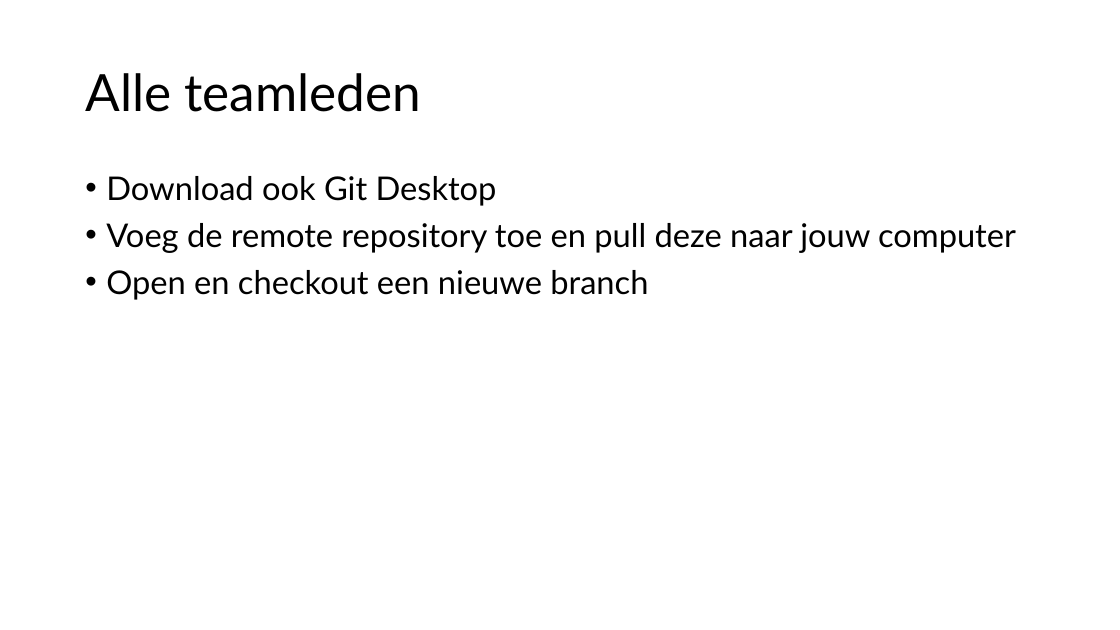
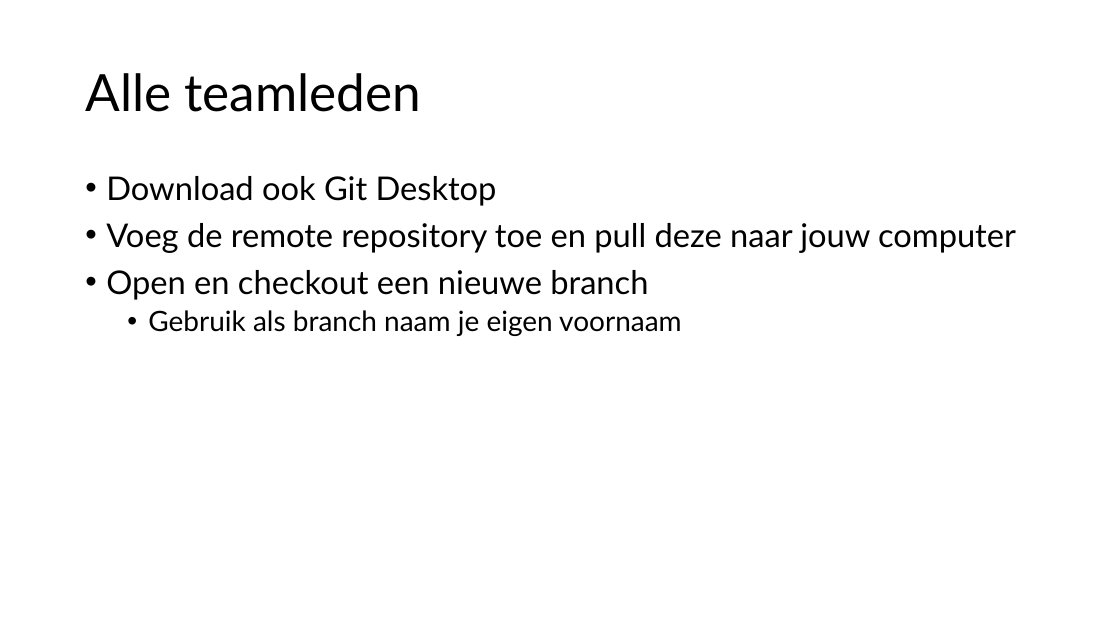
Before and after one commit to djsjollema/lessen-gamedevelopment, a slide deck: slide 12 of M2/Skill/3-Git and Unity/3-Git en Unity.pptx. Drawn at 1120x630 pixels with LibreOffice and Linux fonts; fonts in the diff are those of the drawing. Boxes give left, top, right and bottom in pixels: in the first picture for what was removed or moved away, otherwise in the second. Text is boxed around its words. In the diff, an @@ line names an element or a change of style, - is before the commit and + after.

```diff
--- a/M2/Skill/3-Git and Unity/3-Git en Unity.pptx
+++ b/M2/Skill/3-Git and Unity/3-Git en Unity.pptx
@@ text at (148,310,681,336): paragraph added @@
+  • Gebruik als branch naam je eigen voornaam
```
Also in this commit, not shown: 3 other slides changed, 47 other files.
